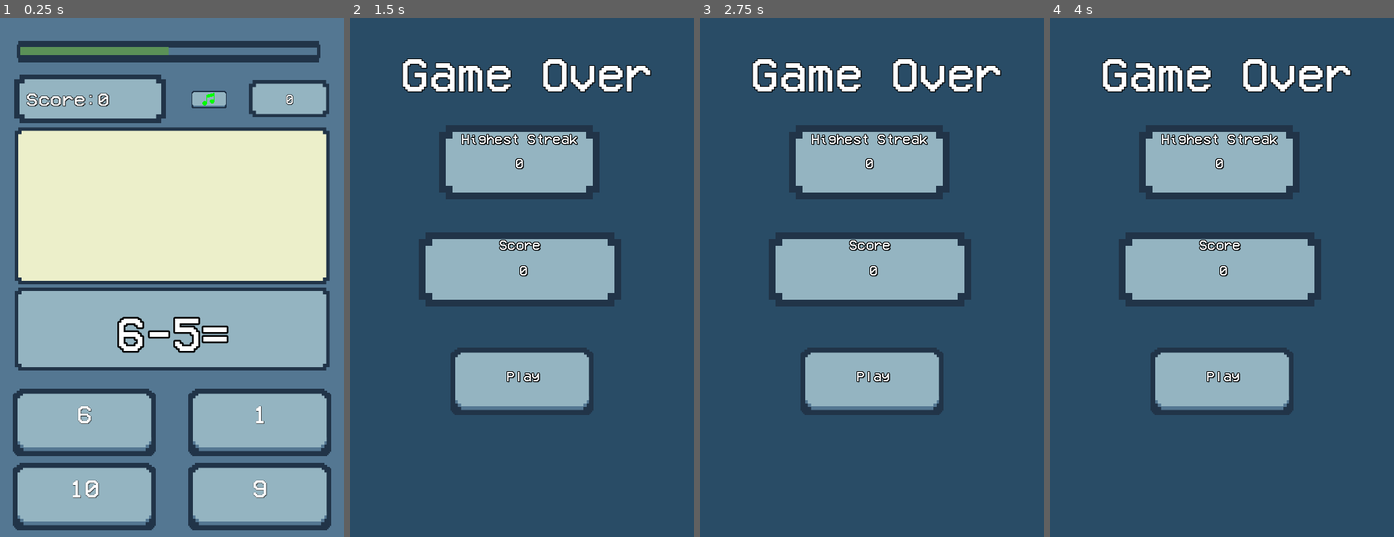
Above: before the commit, frames 1-4 (left to right).
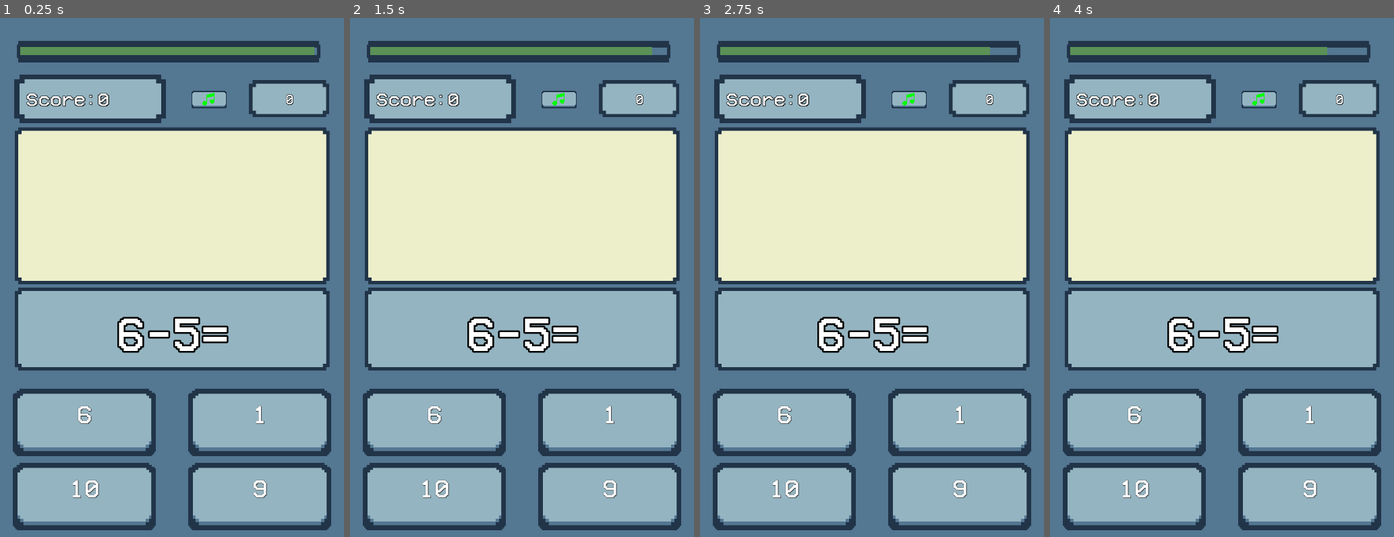
Above: after the commit, the same moments.

Repository: fnandoth/MathBreeze
Game: Godot game, scene res://scenes/game.tscn
Same seed, same stepped clock (60 frames per second), same inputs: the game is played once before the commit and once after it. This scene is started directly instead of the project's main scene.
Inputs:
- Up to frame 1 (0.25 s): no input
- Up to frame 2 (1.5 s): tap Enter at 1.25 s
- Up to frame 3 (2.75 s): tap Space at 2 s
- Up to frame 4 (4 s): tap Enter at 2.75 s; tap Space at 3.5 s

The runs differ from the first frame. In frame 1, 0.7% of the frame differs, in the area x 49-92%, y 5-8%; in frame 2, 97%, in the area x 0-100%, y 0-100%; in frame 3, 97%; in frame 4, 97%.

Commit message:
fixed msg font

Diff:
--- a/project.godot
+++ b/project.godot
@@ -26,6 +26,7 @@
 
 window/size/viewport_width=510
 window/size/viewport_height=770
+window/stretch/mode="canvas_items"
 
 [rendering]
 
--- a/scripts/MathProblem.gd
+++ b/scripts/MathProblem.gd
@@ -1,25 +1,17 @@
 extends Node
 
-# Enum defining available mathematical operations
 enum OPERATION {ADD, SUBTRACT, MULTIPLY, DIVIDE}
 
-# Problem generation variables
 var CurrentOperation: OPERATION
 var Operand1: int
 var Operand2: int
 var CorrectAnswer: float
 
-# Generates a math problem based on difficulty level
-# @param Difficulty: Integer representing problem difficulty (higher = harder)
-# @return: Dictionary containing problem data (operands, operation, answer)
 func GenerateProblem(Difficulty: int = 1) -> Dictionary:
-	# Randomly select an operation from the enum
 	CurrentOperation = OPERATION.values()[randi() % OPERATION.size()]
 
-	# Calculate maximum operand value based on difficulty
 	var MaxNumber = 10 + Difficulty * 5
 
-	# Generate operands and calculate answer based on operation type
 	match CurrentOperation:
 		OPERATION.ADD:
 			Operand1 = randi_range(1, MaxNumber)
@@ -28,18 +20,18 @@
 
 		OPERATION.SUBTRACT:
 			Operand1 = randi_range(1, MaxNumber)
-			Operand2 = randi_range(1, Operand1)  # Ensure non-negative results
+			Operand2 = randi_range(1, Operand1)
 			CorrectAnswer = Operand1 - Operand2
 
 		OPERATION.MULTIPLY:
-			Operand1 = randi_range(1, MaxNumber/2)  # Keep products reasonable
-			Operand2 = randi_range(1, 10)  # Limit multiplication table
+			Operand1 = randi_range(1, MaxNumber/2)
+			Operand2 = randi_range(1, 10)
 			CorrectAnswer = Operand1 * Operand2
 
 		OPERATION.DIVIDE:
-			Operand2 = randi_range(1, 10)  # Keep divisors manageable
-			CorrectAnswer = randi_range(1, 5)  # Limit quotient range
-			Operand1 = Operand2 * CorrectAnswer  # Ensure exact division
+			Operand2 = randi_range(1, 10)
+			CorrectAnswer = randi_range(1, 5)
+			Operand1 = Operand2 * CorrectAnswer
 
 	return {
 		"operand1": Operand1,
@@ -48,32 +40,23 @@
 		"answer": CorrectAnswer
 	}
 
-# Formats the problem data into a displayable string
-# @param ProblemData: Dictionary containing problem components
-# @return: Formatted string (e.g., "5×3=")
 func GetProblemText(ProblemData: Dictionary) -> String:
 	var OpSymbol = ""
 	match ProblemData["operation"]:
 		OPERATION.ADD: OpSymbol = "+"
 		OPERATION.SUBTRACT: OpSymbol = "-"
-		OPERATION.MULTIPLY: OpSymbol = "×"
-		OPERATION.DIVIDE: OpSymbol = "÷"
+		OPERATION.MULTIPLY: OpSymbol = "*"
+		OPERATION.DIVIDE: OpSymbol = "/"
 
 	return "%d%s%d=" % [ProblemData["operand1"], OpSymbol, ProblemData["operand2"]]
 
-# Generates multiple choice options including the correct answer
-# @param CorrectAnswer: The right answer to include
-# @param Count: Total number of options to generate (default 4)
-# @return: Shuffled array of answer options
 func GenerateOptions(CorrectAnswer: int, Count: int = 4) -> Array:
 	var Options = [CorrectAnswer]
 
-	# Generate plausible wrong answers
 	while Options.size() < Count:
 		var Offset = randi_range(-10, 10)
 		var FakeAnswer = CorrectAnswer + Offset
 
-		# Ensure wrong answers are unique and non-negative
 		if FakeAnswer not in Options and FakeAnswer >= 0:
 			Options.append(FakeAnswer)
 
--- a/scripts/game.gd
+++ b/scripts/game.gd
@@ -62,7 +62,7 @@
 	PreGenerateNextProblem()
 	DisplayCurrentProblem()
 
-	Charger.EstablecerTiempoTotal(0.5)
+	Charger.EstablecerTiempoTotal(TimeLeft)
 	Charger.ReiniciarTiempo()
 
 
@@ -129,7 +129,7 @@
 		Global.Score += 1
 		Global.Streak += 1
 		CorrectSound.play()
-		Charger.AgregarTiempoExtra(10.0)
+		Charger.AgregarTiempoExtra(0.5)
 	else:
 		if Global.Streak > Global.HighestScore:
 			Global.HighestStreak = Global.Streak
Not shown, changed: export_presets.cfg
Not shown, changed: .gitignore
Not shown, changed: builds/win/mathbreeze.pck
Not shown, removed: img/ui/CrystalDiskInfo9_7_2.exe
Not shown, removed: img/ui/CrystalMarkRetro2_0_6Ads.exe
